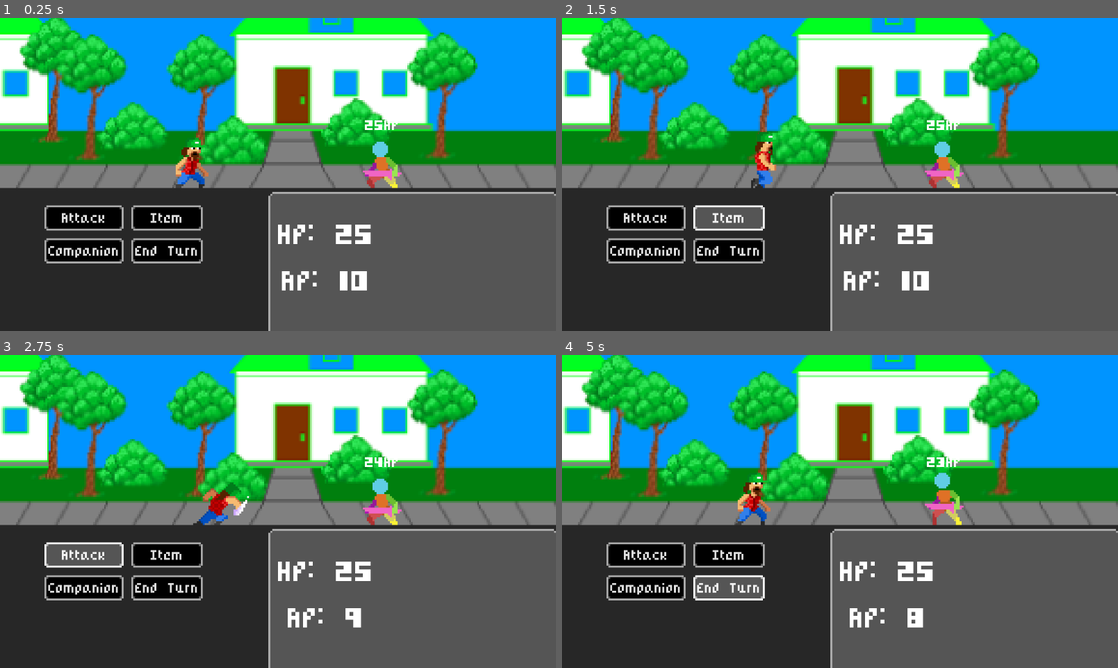
Above: before the commit, frames 1-4 (two rows, left to right).
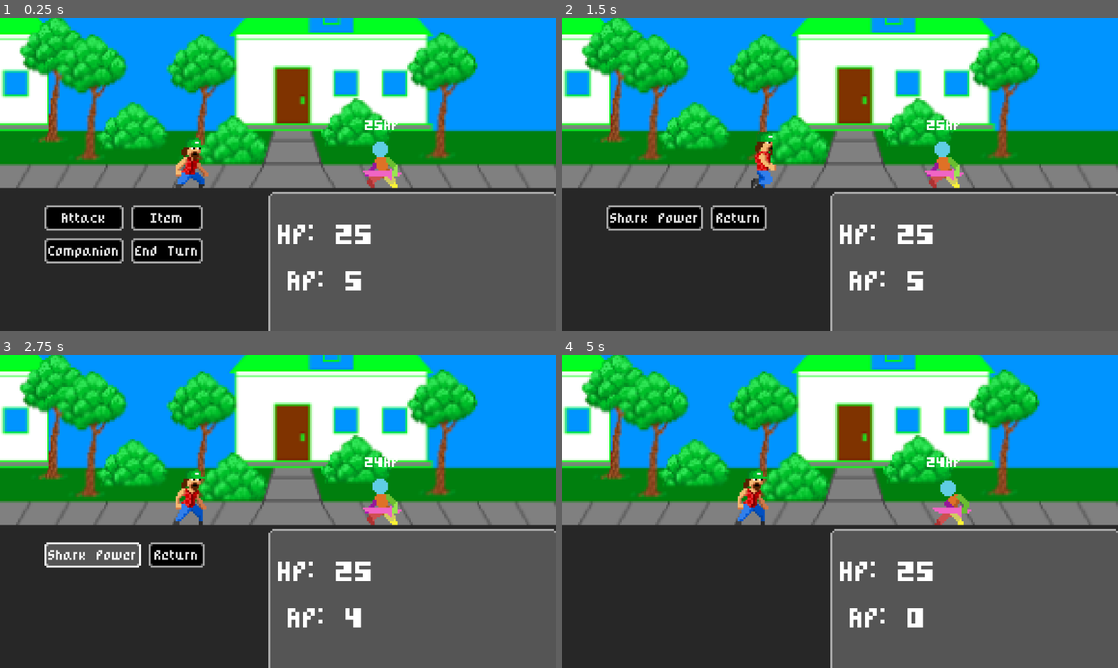
Above: after the commit, the same moments.

Repository: BenMcPherson/CMPT-230-Team-1
Game: Godot game, scene res://Scenes/combat.tscn
Same seed, same stepped clock (60 frames per second), same inputs: the game is played once before the commit and once after it. This scene is started directly instead of the project's main scene.
Inputs (mouse positions are in pixels of both pictures, inside the frame that each line leads up to):
- Up to frame 1 (0.25 s): no input
- Up to frame 2 (1.5 s): click "Attack" at 0.5 s; click "Item" at 1.25 s
- Up to frame 3 (2.75 s): click (94, 555) at 2 s, where only the run after the commit has a clickable "Shark Power"
- Up to frame 4 (5 s): click (739, 555) at 2.75 s, where only the run after the commit has a clickable "Return"; click "Companion" at 3.5 s; click "End Turn" at 4.25 s

The runs differ from the first frame. In frame 1, 0.5% of the frame differs, in the area x 50-66%, y 80-88%; in frame 2, 4.1%; in frame 3, 4.2%; in frame 4, 5.4%, in the area x 8-74%, y 32-85%.

Commit message:
Updated buttons
Added functions for the buttons, each their own scene. The attack function will deal damage, the item button will hide the other buttons and show shark power and return button, companion will heal the player, and end turn will reduce ap to zero. The power up button will change the players attack damage and increase their defense, the ability is a one time use.

Diff:
--- /dev/null
+++ b/Scenes/action_button.tscn
@@ -0,0 +1,14 @@
+[gd_scene load_steps=2 format=3 uid="uid://ba4wa15yf0d21"]
+
+[ext_resource type="Script" path="res://Scripts/Action_Button.gd" id="1_vlnrw"]
+
+[node name="Action_Button" type="Button"]
+custom_minimum_size = Vector2(29, 13)
+anchors_preset = -1
+anchor_right = 0.049
+anchor_bottom = 0.076
+offset_right = -15.448
+offset_bottom = -36.248
+script = ExtResource("1_vlnrw")
+
+[connection signal="pressed" from="." to="." method="_on_pressed"]
--- /dev/null
+++ b/Scenes/attack_action_button.tscn
@@ -0,0 +1,19 @@
+[gd_scene load_steps=5 format=3 uid="uid://dcei1hx5bl47l"]
+
+[ext_resource type="PackedScene" uid="uid://ba4wa15yf0d21" path="res://Scenes/action_button.tscn" id="1_fkptf"]
+[ext_resource type="Script" path="res://Scripts/attack_action_button.gd" id="2_nues0"]
+[ext_resource type="AudioStream" uid="uid://qhho5gkpdbw2" path="res://Assets/SFX/Punch.wav" id="3_vreim"]
+[ext_resource type="AudioStream" uid="uid://cgcr7o4tmfnfk" path="res://Assets/SFX/ButtonClicked.wav" id="4_2itui"]
+
+[node name="Attack_Action_Button" instance=ExtResource("1_fkptf")]
+text = "Attack"
+script = ExtResource("2_nues0")
+
+[node name="CombatSFX" type="Node2D" parent="." index="0"]
+
+[node name="PunchSFX" type="AudioStreamPlayer2D" parent="CombatSFX" index="0"]
+stream = ExtResource("3_vreim")
+
+[node name="ClickedSFX" type="AudioStreamPlayer2D" parent="CombatSFX" index="1"]
+stream = ExtResource("4_2itui")
+pitch_scale = 2.25
--- a/Scenes/combat.tscn
+++ b/Scenes/combat.tscn
@@ -9,10 +9,14 @@
 [ext_resource type="Script" path="res://Scripts/Enemy.gd" id="6_nwsc2"]
 [ext_resource type="Script" path="res://Scripts/Text_Stats Panel.gd" id="8_dvme0"]
 [ext_resource type="AudioStream" uid="uid://cpcyxtx311yio" path="res://Assets/SFX/Death.wav" id="9_hp43e"]
-[ext_resource type="AudioStream" uid="uid://qhho5gkpdbw2" path="res://Assets/SFX/Punch.wav" id="9_vx8g7"]
 [ext_resource type="AudioStream" uid="uid://twuhcxbhsuq1" path="res://Assets/SFX/Slash.wav" id="10_2gsuv"]
-[ext_resource type="AudioStream" uid="uid://cgcr7o4tmfnfk" path="res://Assets/SFX/ButtonClicked.wav" id="12_oiokm"]
+[ext_resource type="PackedScene" uid="uid://dcei1hx5bl47l" path="res://Scenes/attack_action_button.tscn" id="11_6g8pf"]
+[ext_resource type="PackedScene" uid="uid://n17ulwesstpi" path="res://Scenes/item_button.tscn" id="12_5r8gu"]
 [ext_resource type="Texture2D" uid="uid://b0x8x5c5pcq77" path="res://Assets/Backgrounds/Neighbourhood.png" id="13_feoon"]
+[ext_resource type="PackedScene" uid="uid://b2mesxsycigdy" path="res://Scenes/companion_button.tscn" id="13_p6t3d"]
+[ext_resource type="PackedScene" uid="uid://be5rafxnnyc48" path="res://Scenes/end_turn_button.tscn" id="14_eqq2w"]
+[ext_resource type="PackedScene" uid="uid://bxwlkreltm78x" path="res://Scenes/power_up_button.tscn" id="15_tsrye"]
+[ext_resource type="PackedScene" uid="uid://iw00trfft1wk" path="res://Scenes/return_button.tscn" id="16_eewbw"]
 
 [sub_resource type="AtlasTexture" id="AtlasTexture_fntxe"]
 atlas = ExtResource("1_lylv1")
@@ -324,38 +328,29 @@
 offset_bottom = 400.0
 columns = 2
 
-[node name="Attack_Button" type="Button" parent="UI/BattleActionButtons"]
-custom_minimum_size = Vector2(29, 13)
-layout_mode = 2
-text = "Attack"
-
-[node name="Item_Button" type="Button" parent="UI/BattleActionButtons"]
-custom_minimum_size = Vector2(29, 13)
-layout_mode = 2
-text = "Item"
-
-[node name="Companion_Button" type="Button" parent="UI/BattleActionButtons"]
-custom_minimum_size = Vector2(29, 13)
-layout_mode = 2
-text = "Companion"
-
-[node name="EndTurn_Button" type="Button" parent="UI/BattleActionButtons"]
-custom_minimum_size = Vector2(29, 13)
-layout_mode = 2
-text = "End Turn"
+[node name="Attack_Action_Button" parent="UI/BattleActionButtons" instance=ExtResource("11_6g8pf")]
+layout_mode = 2
+
+[node name="Item_Button" parent="UI/BattleActionButtons" instance=ExtResource("12_5r8gu")]
+layout_mode = 2
+
+[node name="Companion_Button" parent="UI/BattleActionButtons" instance=ExtResource("13_p6t3d")]
+layout_mode = 2
+
+[node name="End_Turn_Button" parent="UI/BattleActionButtons" instance=ExtResource("14_eqq2w")]
+layout_mode = 2
+
+[node name="Power_Up_Button" parent="UI/BattleActionButtons" instance=ExtResource("15_tsrye")]
+visible = false
+layout_mode = 2
+
+[node name="Return_Button" parent="UI/BattleActionButtons" instance=ExtResource("16_eewbw")]
+visible = false
+layout_mode = 2
 
 [node name="Camera2D" type="Camera2D" parent="."]
 position = Vector2(576, 324)
 zoom = Vector2(4, 4)
-
-[node name="CombatSFX" type="Node2D" parent="."]
-
-[node name="PunchSFX" type="AudioStreamPlayer2D" parent="CombatSFX"]
-stream = ExtResource("9_vx8g7")
-
-[node name="ClickedSFX" type="AudioStreamPlayer2D" parent="CombatSFX"]
-stream = ExtResource("12_oiokm")
-pitch_scale = 2.25
 
 [node name="Neighbourhood" type="Sprite2D" parent="."]
 visibility_layer = 161
@@ -374,4 +369,3 @@
 [connection signal="ap_changed" from="Player_States" to="UI/Text_Stats Panel" method="_on_player_states_ap_changed"]
 [connection signal="hp_changed" from="Player_States" to="UI/Text_Stats Panel" method="_on_player_states_hp_changed"]
 [connection signal="died" from="Enemy" to="." method="_on_enemy_died"]
-[connection signal="pressed" from="UI/BattleActionButtons/Attack_Button" to="." method="_on_attack_button_pressed"]
--- /dev/null
+++ b/Scenes/companion_button.tscn
@@ -0,0 +1,8 @@
+[gd_scene load_steps=3 format=3 uid="uid://b2mesxsycigdy"]
+
+[ext_resource type="PackedScene" uid="uid://ba4wa15yf0d21" path="res://Scenes/action_button.tscn" id="1_of7cc"]
+[ext_resource type="Script" path="res://Scripts/companion_button.gd" id="2_k46qe"]
+
+[node name="Companion_Button" instance=ExtResource("1_of7cc")]
+text = "Companion"
+script = ExtResource("2_k46qe")
--- /dev/null
+++ b/Scenes/end_turn_button.tscn
@@ -0,0 +1,8 @@
+[gd_scene load_steps=3 format=3 uid="uid://be5rafxnnyc48"]
+
+[ext_resource type="PackedScene" uid="uid://ba4wa15yf0d21" path="res://Scenes/action_button.tscn" id="1_ha7cg"]
+[ext_resource type="Script" path="res://Scripts/end_turn_button.gd" id="2_af6jh"]
+
+[node name="End_Turn_Button" instance=ExtResource("1_ha7cg")]
+text = "End Turn"
+script = ExtResource("2_af6jh")
--- /dev/null
+++ b/Scenes/item_button.tscn
@@ -0,0 +1,8 @@
+[gd_scene load_steps=3 format=3 uid="uid://n17ulwesstpi"]
+
+[ext_resource type="PackedScene" uid="uid://ba4wa15yf0d21" path="res://Scenes/action_button.tscn" id="1_5ptes"]
+[ext_resource type="Script" path="res://Scripts/item_button.gd" id="2_urw1p"]
+
+[node name="Item_Button" instance=ExtResource("1_5ptes")]
+text = "Item"
+script = ExtResource("2_urw1p")
--- /dev/null
+++ b/Scenes/power_up_button.tscn
@@ -0,0 +1,8 @@
+[gd_scene load_steps=3 format=3 uid="uid://bxwlkreltm78x"]
+
+[ext_resource type="PackedScene" uid="uid://ba4wa15yf0d21" path="res://Scenes/action_button.tscn" id="1_2t334"]
+[ext_resource type="Script" path="res://Scripts/power_up_button.gd" id="2_wi6ge"]
+
+[node name="Power_Up_Button" instance=ExtResource("1_2t334")]
+text = "Shark Power"
+script = ExtResource("2_wi6ge")
--- /dev/null
+++ b/Scenes/return_button.tscn
@@ -0,0 +1,8 @@
+[gd_scene load_steps=3 format=3 uid="uid://iw00trfft1wk"]
+
+[ext_resource type="PackedScene" uid="uid://ba4wa15yf0d21" path="res://Scenes/action_button.tscn" id="1_vdxko"]
+[ext_resource type="Script" path="res://Scripts/return_button.gd" id="2_r77wd"]
+
+[node name="Return_Button" instance=ExtResource("1_vdxko")]
+text = "Return"
+script = ExtResource("2_r77wd")
--- /dev/null
+++ b/Scripts/Action_Button.gd
@@ -0,0 +1,5 @@
+extends Button
+
+
+func _on_pressed():
+	pass # Replace with function body.
--- a/Scripts/Player_States.gd
+++ b/Scripts/Player_States.gd
@@ -7,7 +7,7 @@
 var hp = max_hp: set = set_hp
 
 #Action Points
-var max_ap = 10
+var max_ap = 5
 var ap = max_ap: set = set_ap
 
 #Attack
--- /dev/null
+++ b/Scripts/attack_action_button.gd
@@ -0,0 +1,16 @@
+extends "res://Scripts/Action_Button.gd"
+
+func _on_pressed():
+	var main = get_tree().current_scene
+	var enemy = main.find_child("Enemy")
+	var player_states = main.find_child("Player_States")
+	var player_animations = main.find_child("Player_Animations")
+
+	$CombatSFX/ClickedSFX.play()
+	if enemy != null and player_states != null:
+		player_animations.play("Punch") #Play punch animation
+		await (player_animations.animation_finished)
+		$CombatSFX/PunchSFX.play()
+		enemy.take_damage(player_states.atk)
+		player_states.ap -= 1
+		player_animations.play("Idle") #Resume Idle
--- a/Scripts/combat.gd
+++ b/Scripts/combat.gd
@@ -26,19 +26,6 @@
 	await(player_states.end_turn) #Wait until action point equal zero
 	start_enemy_turn()
 
-
-#Attack function
-func _on_attack_button_pressed():
-	$CombatSFX/ClickedSFX.play() #Play sound effect
-	if enemy != null: #If enemy does exist
-		player_animations.play("Punch") #Play punch animation
-		await (player_animations.animation_finished)
-		$CombatSFX/PunchSFX.play() #Play sound effect
-		enemy.take_damage(player_states.atk) #Run enemy damage function
-		player_states.ap -= 1 #Reduce action points
-		player_animations.play("Idle") #Resume Idle
-
-
 #When enemy dies
 func _on_enemy_died():
 	battle_action_buttons.hide()
--- /dev/null
+++ b/Scripts/companion_button.gd
@@ -0,0 +1,9 @@
+extends "res://Scripts/Action_Button.gd"
+
+
+func _on_pressed():
+	var main = get_tree().current_scene
+	var player_states = main.find_child("Player_States")
+	if player_states != null:
+		player_states.hp += 5
+		player_states.ap -= 1
--- /dev/null
+++ b/Scripts/end_turn_button.gd
@@ -0,0 +1,9 @@
+extends "res://Scripts/Action_Button.gd"
+
+
+func _on_pressed():
+	var main = get_tree().current_scene
+	var player_states = main.find_child("Player_States")
+
+	if player_states != null:
+		player_states.ap -= player_states.ap
--- /dev/null
+++ b/Scripts/item_button.gd
@@ -0,0 +1,19 @@
+extends "res://Scripts/Action_Button.gd"
+
+
+func _on_pressed():
+	var main = get_tree().current_scene
+	var attack = main.find_child("Attack_Action_Button")
+	var item = main.find_child("Item_Button")
+	var companion = main.find_child("Companion_Button")
+	var end_turn = main.find_child("End_Turn_Button")
+	var power_up = main.find_child("Power_Up_Button")
+	var return_button = main.find_child("Return_Button")
+
+	if attack != null and item != null and companion != null and end_turn != null and power_up != null and return_button != null:
+		attack.hide()
+		item.hide()
+		companion.hide()
+		end_turn.hide()
+		power_up.show()
+		return_button.show()
--- /dev/null
+++ b/Scripts/power_up_button.gd
@@ -0,0 +1,11 @@
+extends "res://Scripts/Action_Button.gd"
+
+
+func _on_pressed():
+	var main = get_tree().current_scene
+	var player_states = main.find_child("Player_States")
+
+	if player_states != null:
+		if player_states.atk == player_states.init_atk:
+			player_states.atk += 4
+			player_states.def += 1
--- /dev/null
+++ b/Scripts/return_button.gd
@@ -0,0 +1,19 @@
+extends "res://Scripts/Action_Button.gd"
+
+
+func _on_pressed():
+	var main = get_tree().current_scene
+	var attack = main.find_child("Attack_Action_Button")
+	var item = main.find_child("Item_Button")
+	var companion = main.find_child("Companion_Button")
+	var end_turn = main.find_child("End_Turn_Button")
+	var power_up = main.find_child("Power_Up_Button")
+	var return_button = main.find_child("Return_Button")
+
+	if attack != null and item != null and companion != null and end_turn != null and power_up != null and return_button != null:
+		attack.show()
+		item.show()
+		companion.show()
+		end_turn.show()
+		power_up.hide()
+		return_button.hide()
Not shown: 1 places in Scenes/combat.tscn that only renumber resources
